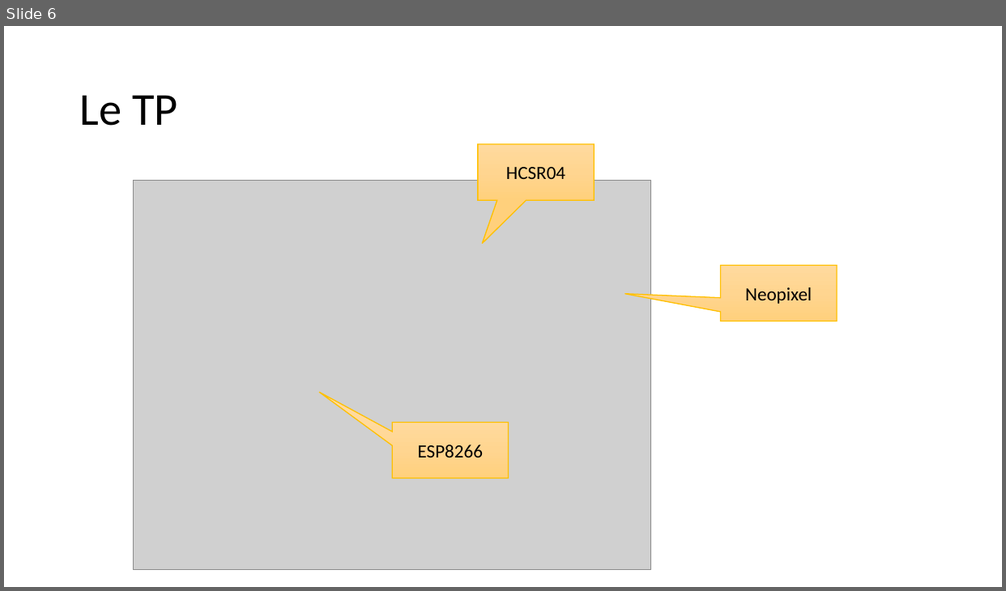
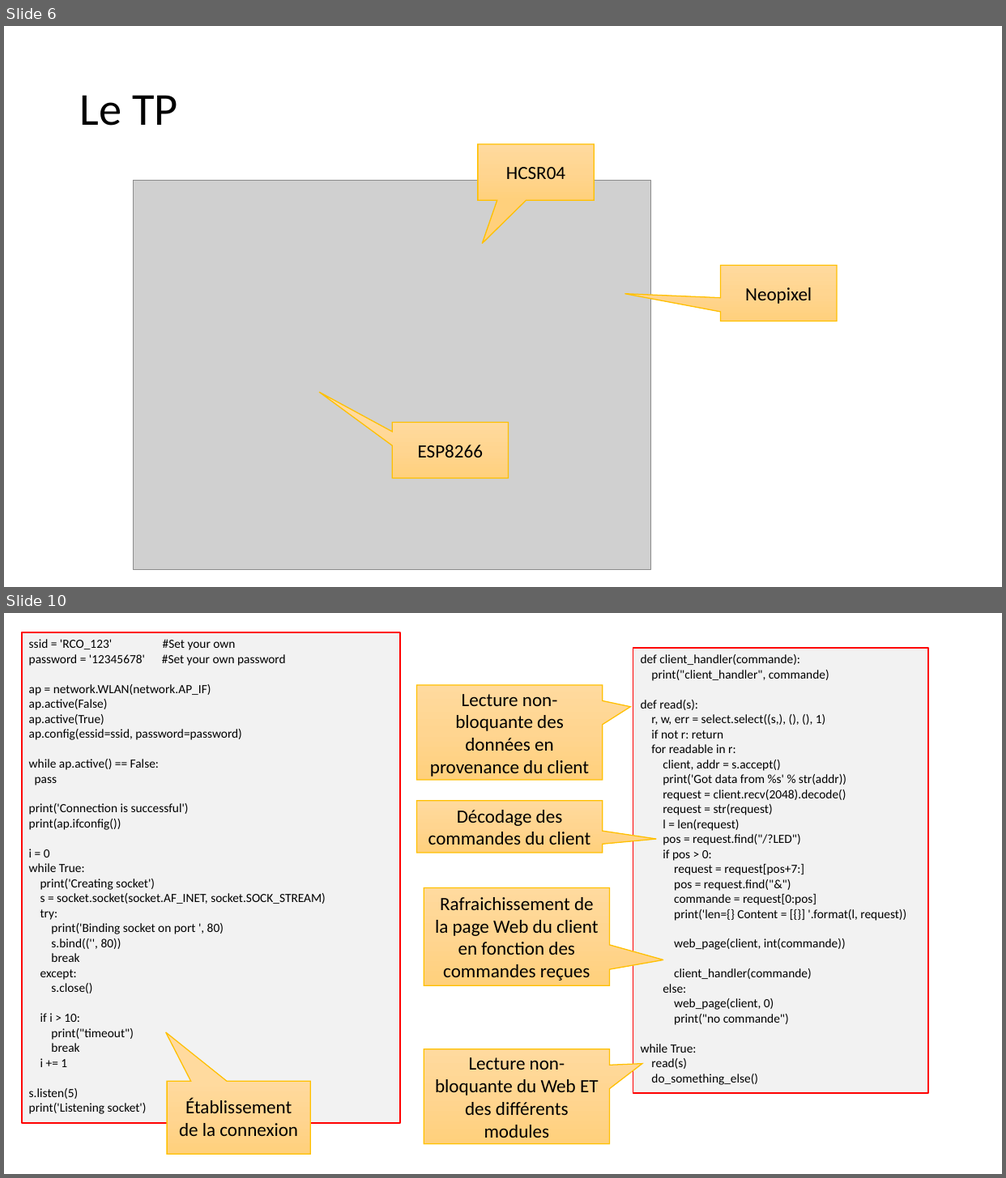
Before and after one commit to anumby-source/developpements_arduino, a slide deck: microPython.pptx. Shown one above the other, each under a label of ours: slide 6 before the commit, slides 6 and 10 after it; the slides between them are not shown. The pictures are 1006x591 and 1006x1178 pixels, drawn with LibreOffice and Linux fonts; fonts in the diff are those of the drawing; grey boxes stand for pictures. Boxes give left, top, right and bottom in pixels: in the first picture for what was removed or moved away, otherwise in the second. Text is boxed around its words. In the diff, an @@ line names an element or a change of style, - is before the commit and + after.

```diff
--- a/microPython.pptx
+++ b/microPython.pptx
@@ slide 10 added at (x1=4, y1=613, x2=1002, y2=1174), background #FFFFFF @@
@@ rectangle added at (x1=21, y1=632, x2=400, y2=1123), fill #F2F2F2, outline #FF0000 1.5 pt, 12 pt, text #000000 @@
+ssid = 'RCO_123' #Set your own
+password = '12345678' #Set your own password
+ap = network.WLAN(network.AP_IF)
+ap.active(False)
+ap.active(True)
+ap.config(essid=ssid, password=password)
+while ap.active() == False:
+pass
+print('Connection is successful')
+print(ap.ifconfig())
+i = 0
+while True:
+print('Creating socket')
+s = socket.socket(socket.AF_INET, socket.SOCK_STREAM)
+try:
+print('Binding socket on port ', 80)
+s.bind(('', 80))
+break
+except:
+s.close()
+if i > 10:
+print("timeout")
+break
+i += 1
+s.listen(5)
+print('Listening socket')
@@ rectangle added at (x1=633, y1=648, x2=928, y2=1093), fill #F2F2F2, outline #FF0000 1.5 pt, 12 pt, text #000000 @@
+def client_handler(commande):
+print("client_handler", commande)
+def read(s):
+r, w, err = select.select((s,), (), (), 1)
+if not r: return
+for readable in r:
+client, addr = s.accept()
+print('Got data from %s' % str(addr))
+request = client.recv(2048).decode()
+request = str(request)
+l = len(request)
+pos = request.find("/?LED")
+if pos > 0:
+request = request[pos+7:]
+pos = request.find("&")
+commande = request[0:pos]
+print('len={} Content = [{}] '.format(l, request))
+web_page(client, int(commande))
+client_handler(commande)
+else:
+web_page(client, 0)
+print("no commande")
+while True:
+read(s)
+do_something_else()
@@ speech box added at (x1=416, y1=685, x2=602, y2=780), fill gradient #FFDB9E to #FFD590 to #FFD07C, outline #FFC000 1 pt, 18 pt, text #000000 @@
+Lecture non-bloquante des données en provenance du client
@@ speech box added at (x1=416, y1=801, x2=602, y2=854), fill gradient #FFDB9E to #FFD590 to #FFD07C, outline #FFC000 1 pt, 18 pt, text #000000 @@
+Décodage des commandes du client
@@ speech box added at (x1=424, y1=888, x2=610, y2=986), fill gradient #FFDB9E to #FFD590 to #FFD07C, outline #FFC000 1 pt, 18 pt, text #000000 @@
+Rafraichissement de la page Web du client en fonction des commandes reçues
@@ speech box added at (x1=424, y1=1050, x2=610, y2=1144), fill gradient #FFDB9E to #FFD590 to #FFD07C, outline #FFC000 1 pt, 18 pt, text #000000 @@
+Lecture non-bloquante du Web ET des différents modules
@@ speech box added at (x1=167, y1=1082, x2=311, y2=1154), fill gradient #FFDB9E to #FFD590 to #FFD07C, outline #FFC000 1 pt, 18 pt, text #000000 @@
+Établissement de la connexion
```
Also in this commit, not shown: 2 slides changed, 1 other slide added.
